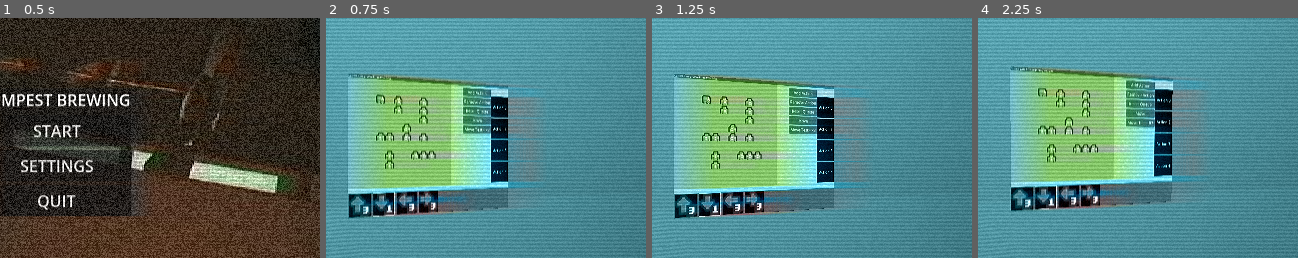
Above: before the commit, frames 1-4 (left to right).
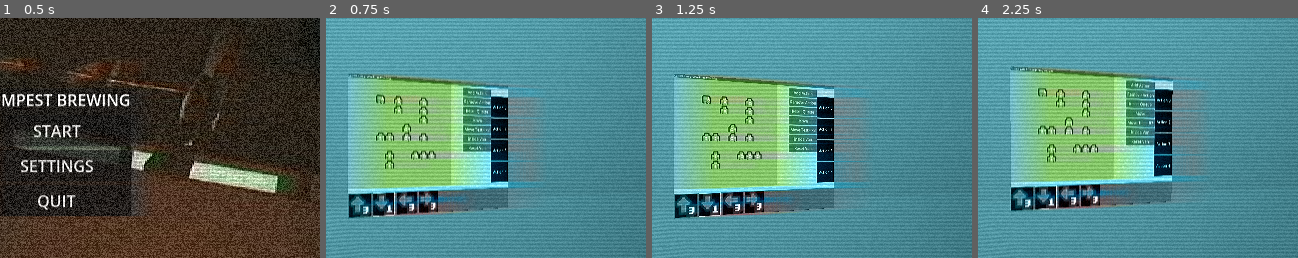
Above: after the commit, the same moments.

Repository: systemeffect/gwj92
Game: Godot game, scene res://scenes/main.tscn
The game is run twice, just before and just after one commit, with the same random seed, the same clock (stepped at 60 frames per second) and the same inputs. The engine's default icon, where the game draws it, is replaced by a stand-in: a white triangle on a blue panel in a dark square.
Inputs (mouse positions are % of the whole screen's width and height, from its top left):
- Up to frame 1 (0.5 s): no input
- Up to frame 2 (0.75 s): click "START" at 0.5 s
- Up to frame 3 (1.25 s): no input
- Up to frame 4 (2.25 s): move the mouse to (55, 50) at 1.27 s; hold Up (ui_up) from 1.28 s (still down); click (55, 50) at 1.42 s; move the mouse to (45, 50) at 2.02 s
The pictures show only the part of the screen within x 41-91%, y 22-72%; the shares and areas given below are measured in that part.

Frame 1 is identical in both runs. In frame 2, 0.9% of the frame differs, in the area x 42-59%, y 48-56%; in frame 3, 0.9%; in frame 4, 1.0%, in the area x 45-63%, y 45-54%.

Commit message:
Got basic direction transfer setup

Diff:
--- a/City_Grid/van.gd
+++ b/City_Grid/van.gd
@@ -10,10 +10,11 @@
 @export var VAN_SPEED: float = 4
 var target_loc_x: float = 0
 var target_loc_y: float = 0
+var path: Array[Direction]
 
 func _ready() -> void:
-	#GlobalSignals.clicked.connect(_on_clicked)
-	pass
+	GlobalSignals.clicked.connect(_on_clicked)
+	path = DirectionList.directions
 
 func _physics_process(delta: float):
 
@@ -55,5 +56,6 @@
 	#if event.is_action_pressed("ui_down"):
 		#move("down")
 
-#func _on_clicked() -> void:
-	#move("left")
+func _on_clicked() -> void:
+	for i in path:
+		move(i.move_direction, i.move_amount)
--- a/project.godot
+++ b/project.godot
@@ -23,6 +23,7 @@
 
 GlobalSignals="*uid://do68a770j1li7"
 Util="*uid://dex2y86u5wl4n"
+DirectionList="*uid://dmlac1p1yb6u5"
 
 [display]
 
--- a/scenes/actions_ui.tscn
+++ b/scenes/actions_ui.tscn
@@ -58,6 +58,14 @@
 layout_mode = 2
 text = "Move Test - R3"
 
+[node name="VanButton" type="Button" parent="VBoxContainer" unique_id=202436281]
+layout_mode = 2
+text = "Inside Van"
+
+[node name="ResetVan" type="Button" parent="VBoxContainer" unique_id=105072662]
+layout_mode = 2
+text = "Reset Van"
+
 [node name="ActionQueue" parent="." unique_id=509091489 instance=ExtResource("2_m8tt6")]
 layout_mode = 1
 
@@ -66,5 +74,7 @@
 [connection signal="pressed" from="VBoxContainer/ResetQueue" to="." method="_on_reset_queue_pressed"]
 [connection signal="pressed" from="VBoxContainer/Move" to="." method="_on_move_pressed"]
 [connection signal="pressed" from="VBoxContainer/MoveTest" to="." method="_on_move_test_pressed"]
+[connection signal="pressed" from="VBoxContainer/VanButton" to="." method="_on_van_button_pressed"]
+[connection signal="pressed" from="VBoxContainer/ResetVan" to="." method="_on_reset_van_pressed"]
 
 [editable path="ActionQueue"]
--- a/scripts/actions_ui.gd
+++ b/scripts/actions_ui.gd
@@ -2,6 +2,7 @@
 
 signal round_initiated
 signal move_test
+signal van_reset
 
 @onready var grid_container: GridContainer = $PanelContainer/GridContainer
 @onready var queue_grid_container: GridContainer = $ActionQueue/GridContainer
@@ -261,3 +262,10 @@
 
 func _on_move_test_pressed() -> void:
 	move_test.emit()
+
+
+func _on_van_button_pressed() -> void:
+	get_tree().change_scene_to_file("res://scenes/level.tscn")
+
+func _on_reset_van_pressed() -> void:
+	van_reset.emit()
--- /dev/null
+++ b/scripts/direction.gd
@@ -0,0 +1,5 @@
+class_name Direction
+extends Node
+
+var move_direction: String
+var move_amount: int
--- /dev/null
+++ b/scripts/direction_list.gd
@@ -0,0 +1,3 @@
+extends Node
+
+var directions: Array[Direction] = []
--- a/scripts/game_manager.gd
+++ b/scripts/game_manager.gd
@@ -9,11 +9,16 @@
 var current_turn : int = 0
 var turn_in_progress : bool = false
 var movement_in_progress : bool = false
+var clicked = false
+var van_start_pos: Vector2
 
 func _ready() -> void:
 	actions_ui.round_initiated.connect(_on_round_initiated)
 	actions_ui.move_test.connect(_on_move_test_pressed)
+	actions_ui.van_reset.connect(_on_van_reset_pressed)
+
 	current_turn_label.text = "Current turn: " + str(current_turn)
+	van_start_pos = van.position
 
 	van.is_moving.connect(_on_van_is_moving)
 	van.is_not_moving.connect(_on_van_is_not_moving)
@@ -36,6 +41,13 @@
 
 			var move_dir = card.get("MOVE_DIRECTION")
 			var move_amt = card.get("MOVE_AMOUNT")
+
+			var new_direction = Direction.new()
+			new_direction.move_direction = move_dir
+			new_direction.move_amount = move_amt
+			DirectionList.directions.append(new_direction)
+			print("THIS IS DIRECTIONLIST: ", DirectionList.directions)
+
 			print("move direction: " + move_dir + " and move amt: " + str(move_amt))
 			van.move(move_dir, move_amt)
 			await get_tree().create_timer(2.0).timeout
@@ -61,5 +73,13 @@
 
 
 func _on_move_test_pressed() -> void:
-	van.move("RIGHT", 3)
+	van.move("EAST", 3)
+	var new_direction = Direction.new()
+	new_direction.move_direction = "EAST"
+	new_direction.move_amount = 3
+	DirectionList.directions.append(new_direction)
+	print("THIS IS DIRECTIONLIST: ", DirectionList.directions)
 	pass # Replace with function body.
+
+func _on_van_reset_pressed() -> void:
+	van.position = van_start_pos
Not shown, added: scripts/direction.gd.uid
Not shown, added: scripts/direction_list.gd.uid
Not shown, added: .DS_Store
